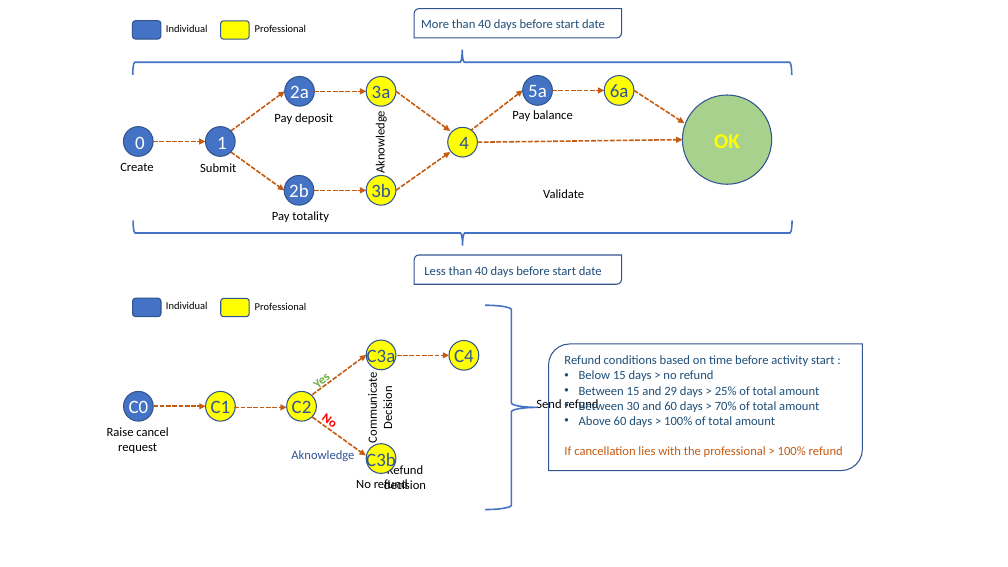
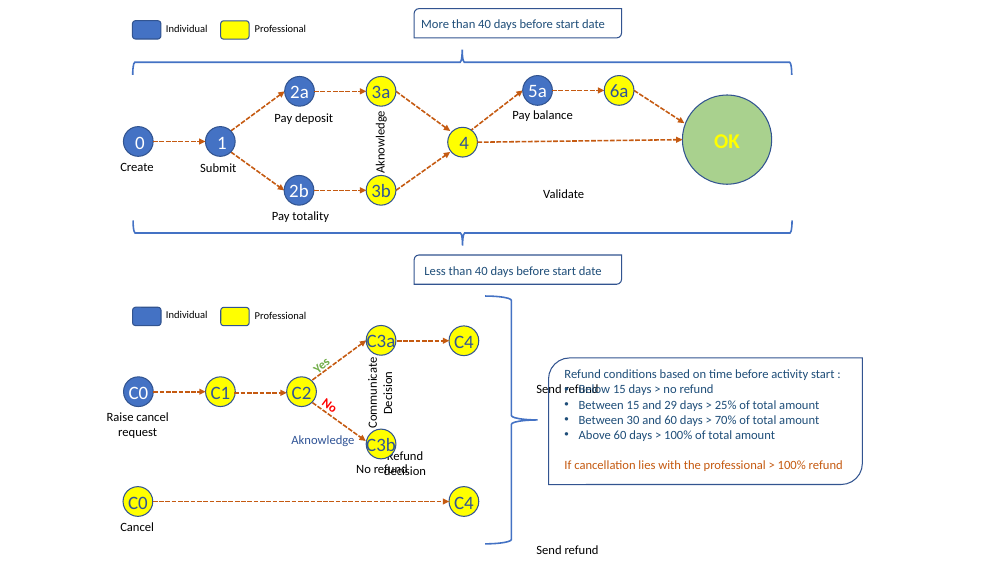
Before and after one commit to talfumier/horsearound-app2, a slide deck: slide 1 of src/static_data/resa_process.pptx. Drawn at 1008x567 pixels with LibreOffice and Linux fonts; fonts in the diff are those of the drawing. Boxes give left, top, right and bottom in pixels: in the first picture for what was removed or moved away, otherwise in the second. Text is boxed around its words. In the diff, an @@ line names an element or a change of style, - is before the commit and + after.

```diff
--- a/src/static_data/resa_process.pptx
+++ b/src/static_data/resa_process.pptx
@@ right brace: place and size @@
-right brace at (485,306,538,510)
+right brace at (485,296,538,544)
@@ 2 texts, 2 rounded rectangles: place and size @@
-2 texts, 2 rounded rectangles at (132,299,307,317)
+2 texts, 2 rounded rectangles at (132,307,307,326)
@@ 8 texts, 6 ellipses, 5 arrows: place and size @@
-8 texts, 6 ellipses, 5 arrows at (107,340,714,489)
+8 texts, 6 ellipses, 5 arrows at (107,326,714,475)
@@ round diag rect: place and size @@
-round diag rect at (549,344,863,470)
+round diag rect at (549,358,863,484)
@@ text "Refund conditions based on time ...": place and size @@
-text "Refund conditions based on time ..." at (564,355,843,457)
+text "Refund conditions based on time ..." at (564,369,843,471)
@@ ellipse added at (123,487,153,516), fill #FFFF00, outline #325491 1 pt, 18 pt, text #305496 @@
+C0
@@ arrow added from (153, 501) to (449, 501), #C55A11 1.5 pt dashed @@
@@ ellipse added at (449,487,479,516), fill #FFFF00, outline #325491 1 pt, 18 pt, text #305496 @@
+C4
@@ text added at (120,522,154,531), 12 pt, text #000000 @@
+Cancel
@@ text added at (536,545,599,554), 12 pt, text #000000 @@
+Send refund
```
Also in this commit, not shown: 1 other slide changed, 11 other files.
